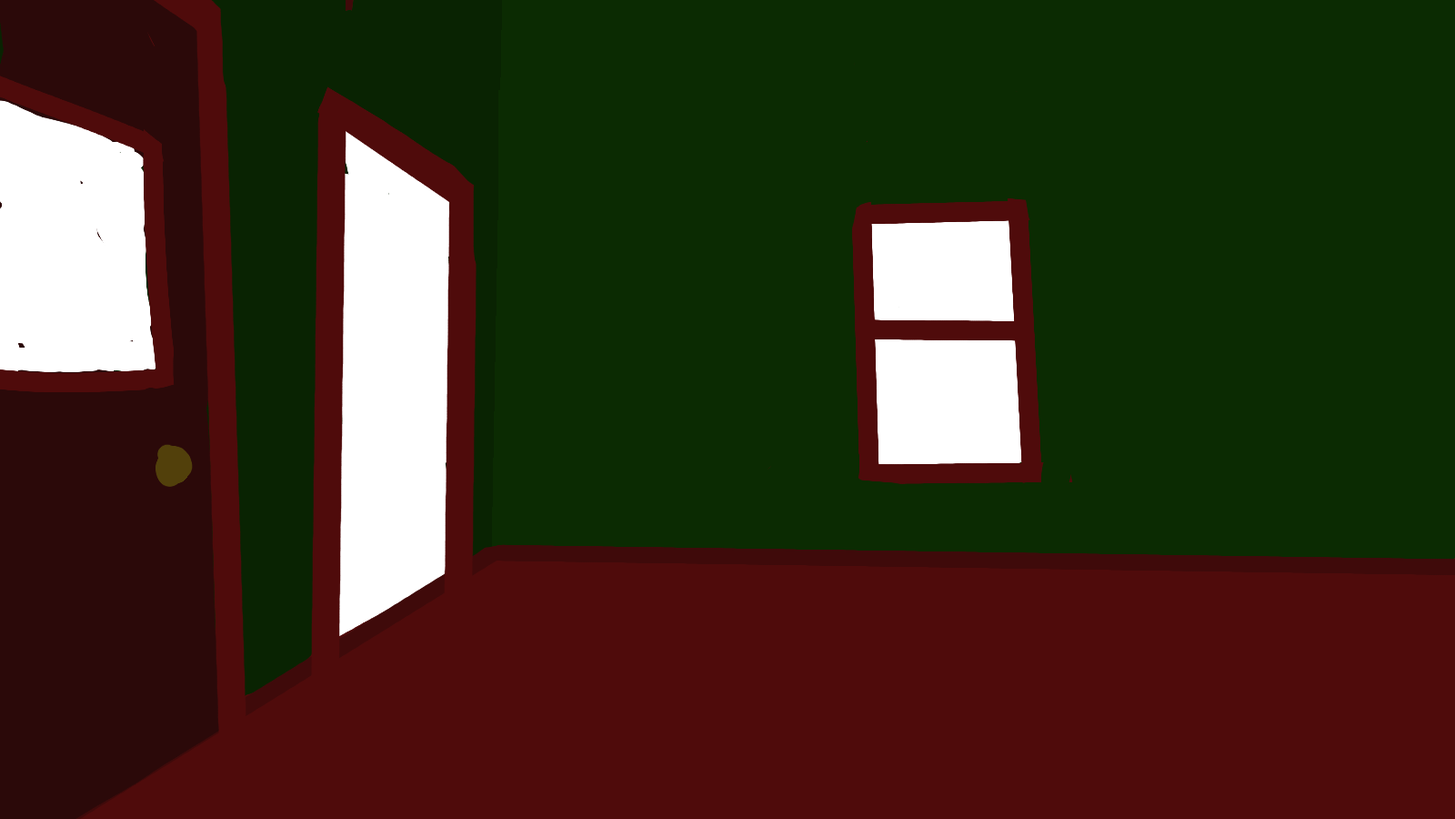
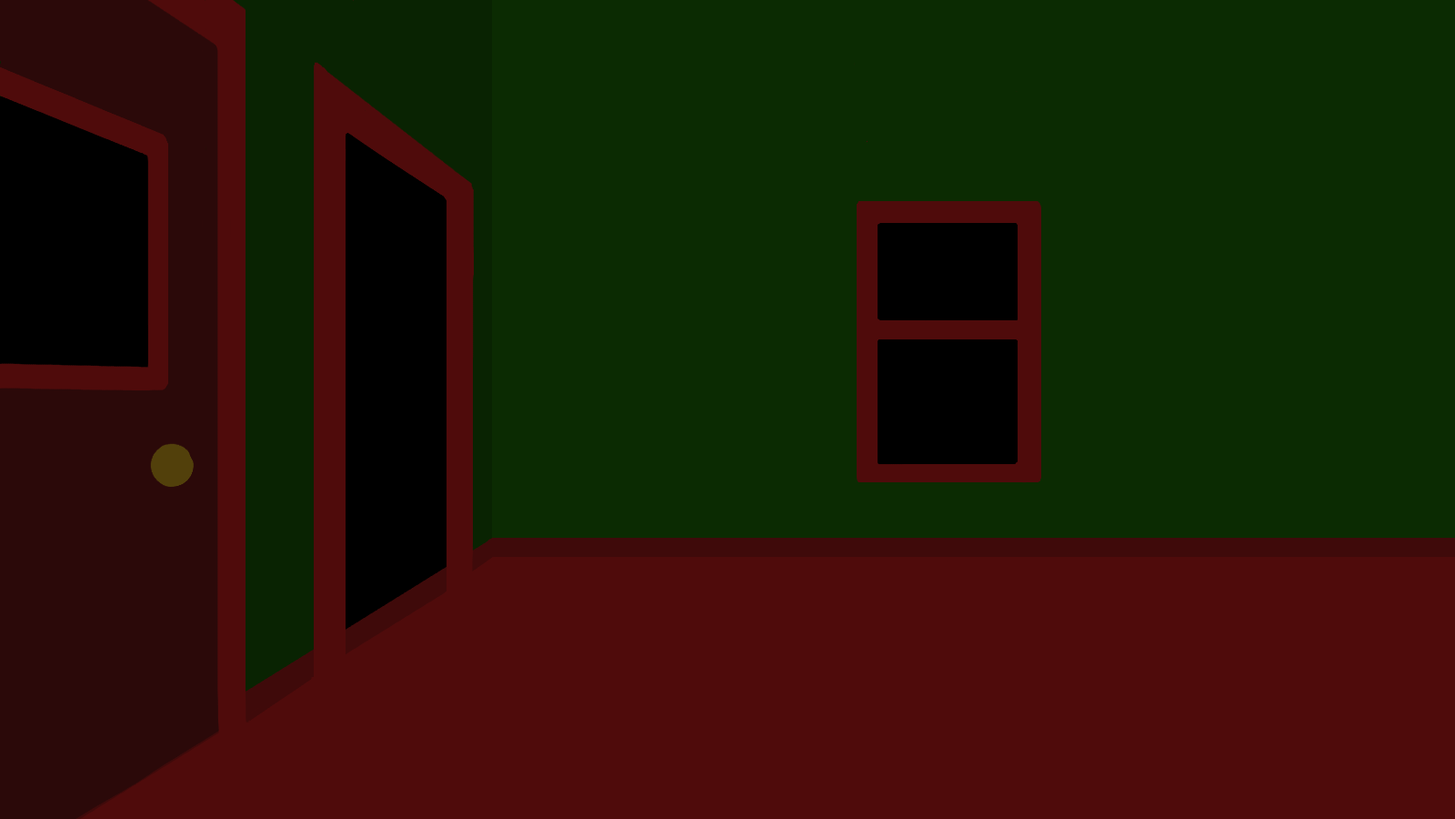
Layer changes from the first w=1455, h=819 image to the second:
painted on "doodles #7" over (0, 0, 1018, 672)
painted on "doodles #5" over (0, 0, 1074, 723)
painted on "doodles #6" over (0, 14, 227, 664)
painted on "doodles #1" over (245, 537, 1455, 723)
painted on "doodles #3" over (76, 201, 1455, 723)
painted on "doodles #2" over (0, 0, 503, 507)
painted on "doodles #4" over (445, 221, 1023, 572)
showed "Background" over (0, 0, 1455, 723)
